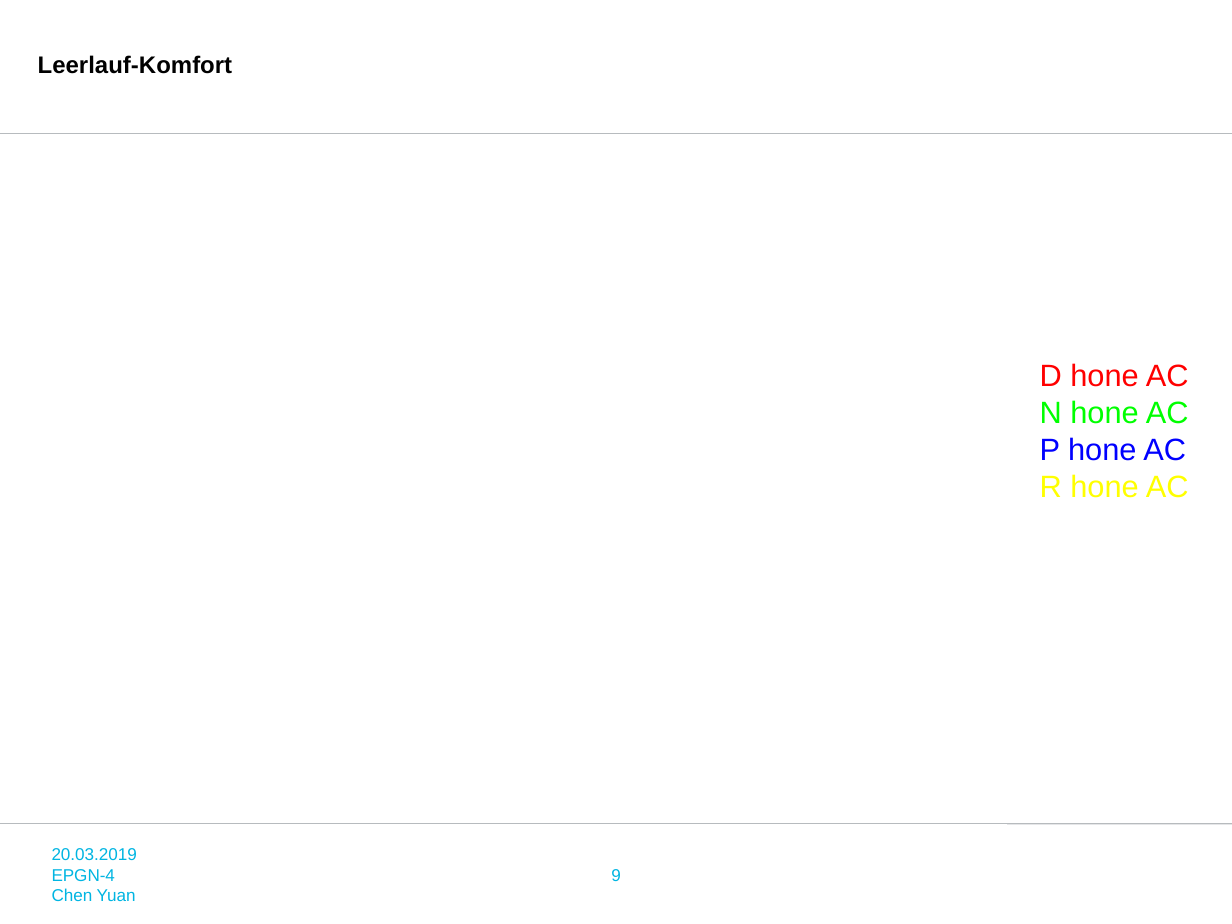
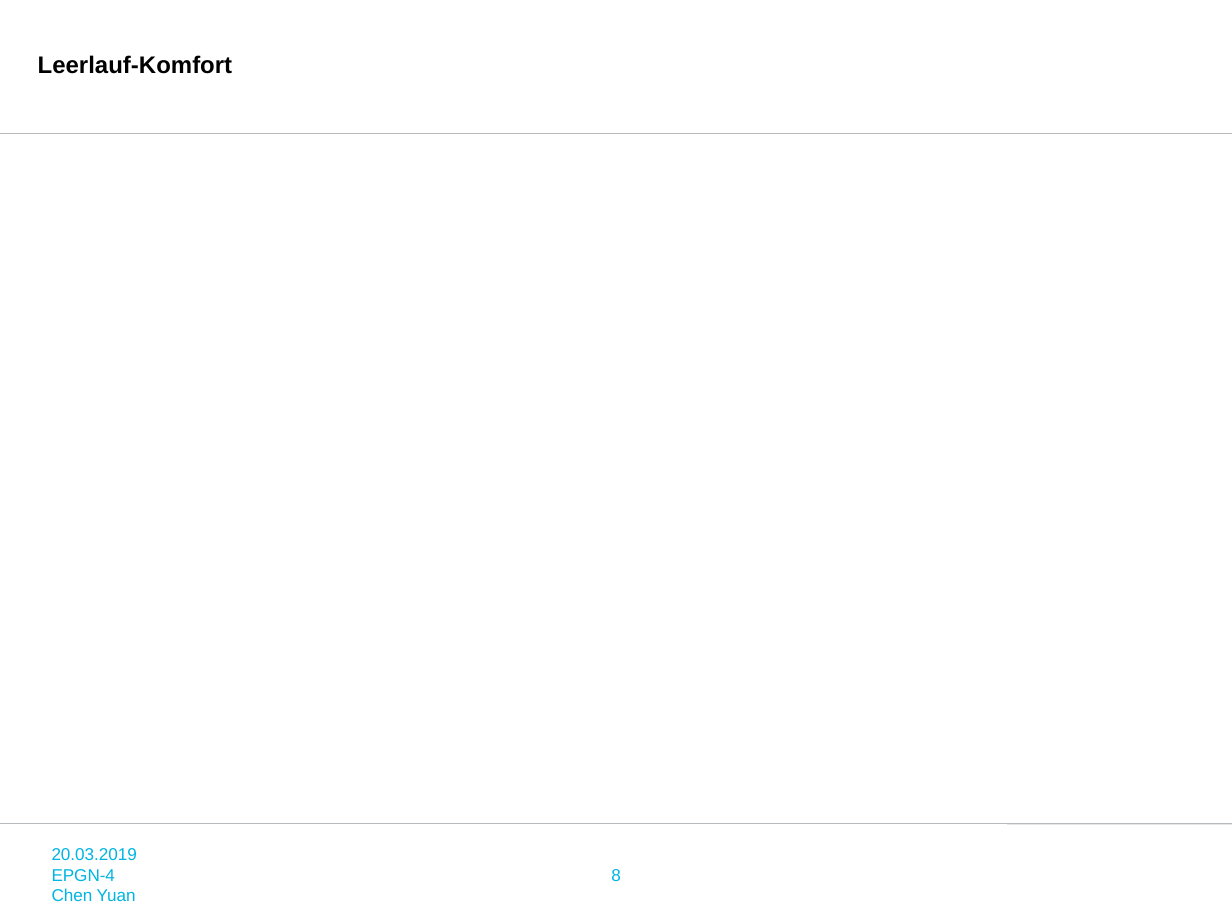
Before and after one commit to zhangxingjing/EPGN_INFO, a slide deck: slide 8 of epgn_info/epgn_info/apps/calculate/PPTModel/4zuo.pptx (slide 9 before the commit). Drawn at 1232x924 pixels with LibreOffice and Linux fonts; fonts in the diff are those of the drawing; background and template pictures are left out. Boxes give left, top, right and bottom in pixels: in the first picture for what was removed or moved away, otherwise in the second. Text is boxed around its words. In the diff, an @@ line names an element or a change of style, - is before the commit and + after.

```diff
--- a/epgn_info/epgn_info/apps/calculate/PPTModel/4zuo.pptx
+++ b/epgn_info/epgn_info/apps/calculate/PPTModel/4zuo.pptx
@@ text removed at <box>1040,363,1189,498</box> @@
-D hone AC
-N hone AC
-P hone AC
-R hone AC
@@ page number at <box>611,869,621,881</box>: text changed @@
-9
+8
```
Also in this commit, not shown: 6 other slides changed, 4 slides added, 5 slides removed, 7 other files.
